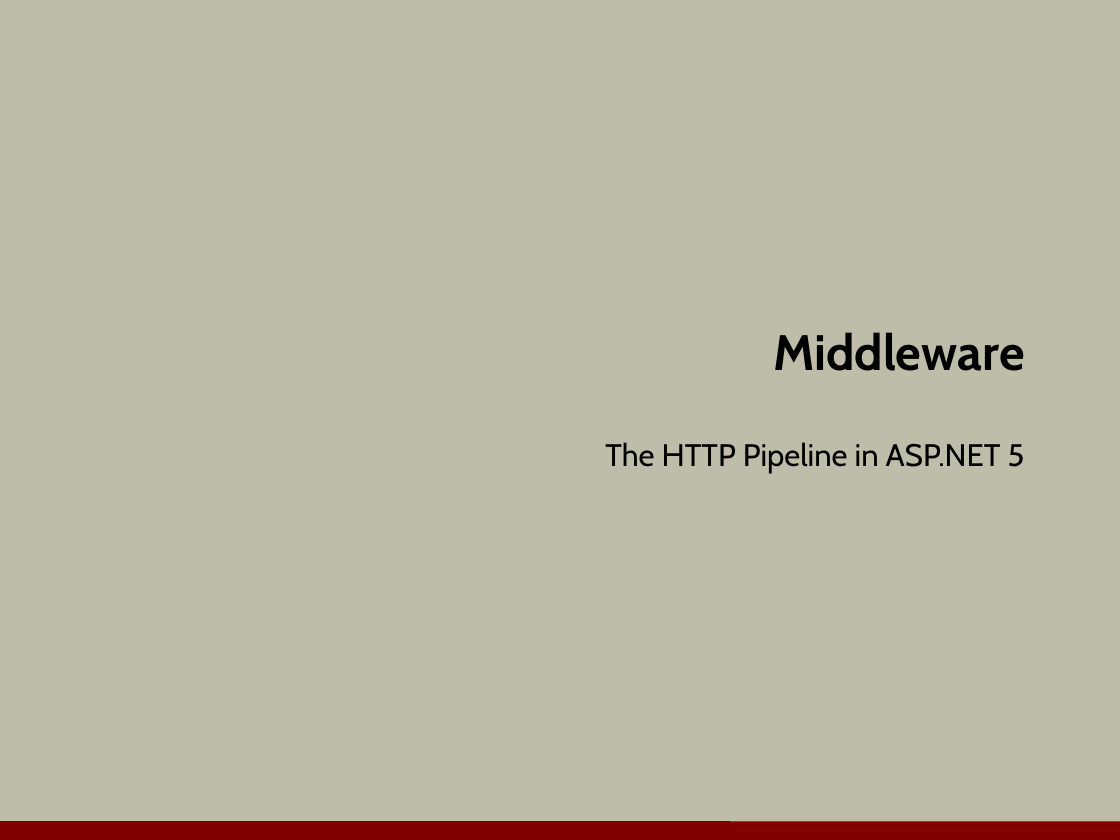
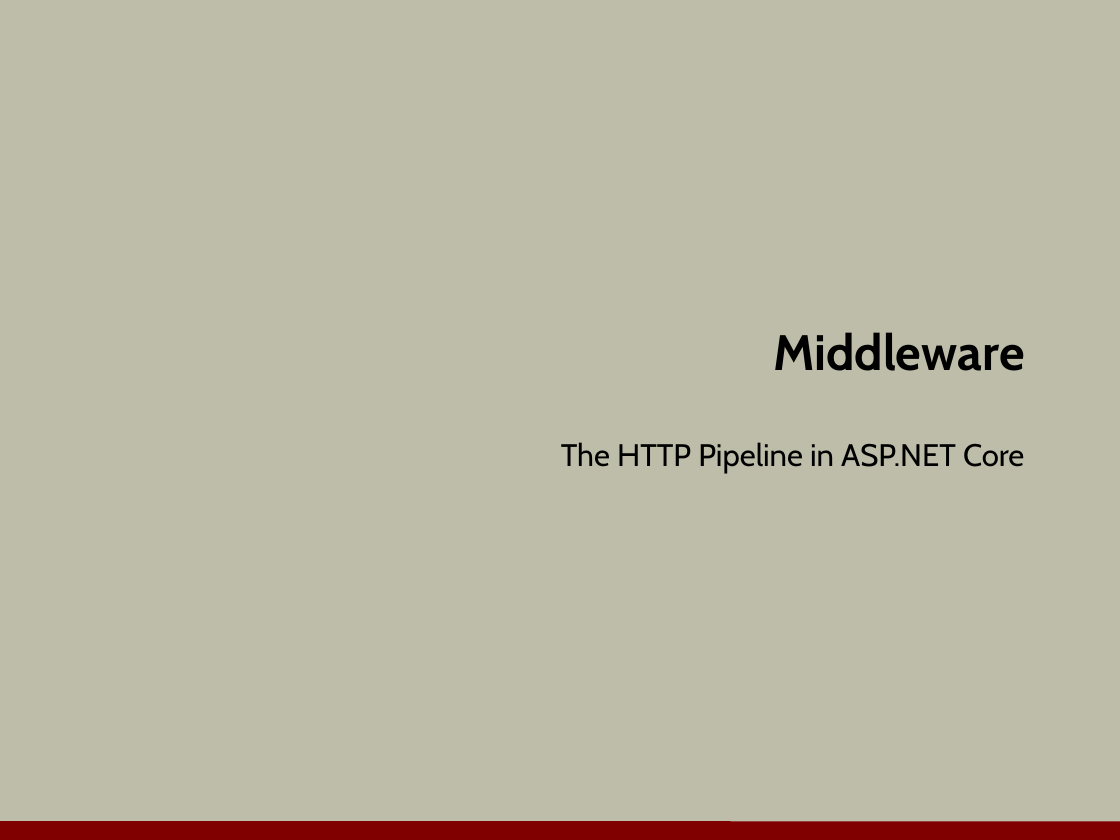
Before and after one commit to OdeToCode/classes, a slide deck: slide 1 of aspnet5/slides/a1_middleware.pptx. Drawn at 1120x840 pixels with LibreOffice and Linux fonts; fonts in the diff are those of the drawing; background and template pictures are left out. Boxes give left, top, right and bottom in pixels: in the first picture for what was removed or moved away, otherwise in the second. Text is boxed around its words. In the diff, an @@ line names an element or a change of style, - is before the commit and + after.

```diff
--- a/aspnet5/slides/a1_middleware.pptx
+++ b/aspnet5/slides/a1_middleware.pptx
@@ subtitle at (561,442,1024,473): text changed @@
-The HTTP Pipeline in ASP.NET 5
+The HTTP Pipeline in ASP.NET Core
```
Also in this commit, not shown: 2 other slides changed, 5 other files.
